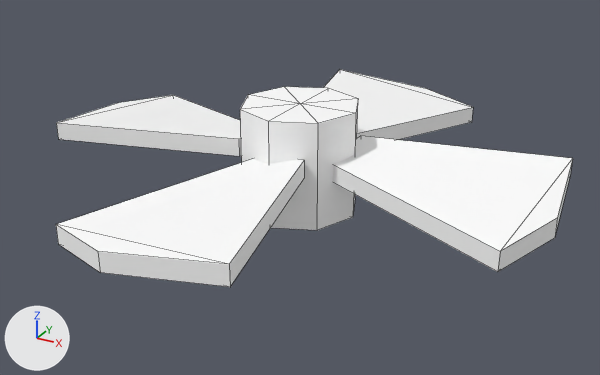
Before and after pictures for a commit that changed the OBJ model src/main/resources/assets/data_energistics/models/item/weapon_platform/drones/black/rotor_front_left.obj.
Rendered twice from a 50 mm lens placed at (0.2211, -0.4033, 0.6632), pointed at (0.0774, -0.1419, 0.5325). Lighting does not change. The marker at lower left points along +X, +Y and +Z. The older version comes first. Mesh edges are drawn as thin lines. Where no turn or scale is listed for an object, it has been applied to the vertices.

Names of what the first picture shows: 'front_left_blade_', 'front_left_blade_3', 'front_left_blade_4', 'front_left_blade_5', 'front_left_rotor_hub'.
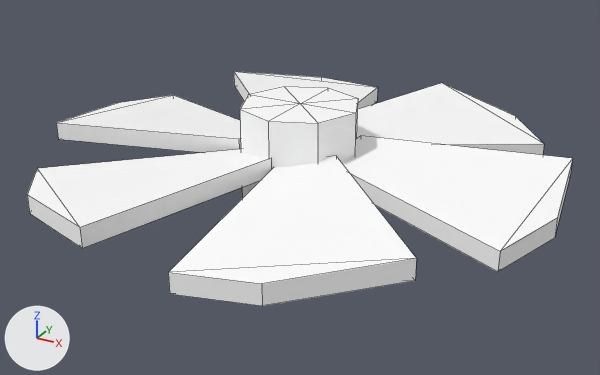
Boxes (x1, y1, x2, y2) around the edits, measured in the pictures (600 x 375 px):
'front_left_blade_3', moved, turned
    before: (56, 159, 304, 287)
    after: (27, 149, 271, 248)
'front_left_blade_2', added
    after: (168, 156, 417, 306)
'front_left_blade_6', added
    after: (357, 83, 544, 155)
'front_left_blade_5', moved, turned
    before: (323, 70, 473, 140)
    after: (234, 71, 378, 109)

Diff of the bpy script that builds the scene:
```diff
--- a/src/main/resources/assets/data_energistics/models/item/weapon_platform/drones/black/rotor_front_left.obj.py
+++ b/src/main/resources/assets/data_energistics/models/item/weapon_platform/drones/black/rotor_front_left.obj.py
@@ me_front_left_blade_3 @@
 # used by ob_front_left_blade_3; location = (0.0, 0.0, 0.0)
-me_front_left_blade_3.from_pydata(...)  # 10 vertices, 9 faces; spans x 0.0349..0.1058, y -0.2395..-0.1519, z 0.5367..0.5515
+me_front_left_blade_3.from_pydata(...)  # 10 vertices, 9 faces; spans x -0.0054..0.0761, y -0.2368..-0.1462, z 0.5367..0.5515
+# me_front_left_blade_3 part 1: the whole mesh is turned -30 degrees about the z axis through its middle, then moved by (-0.0285, 0.0101, 0.0)
 me_front_left_blade_3.materials.append(mat_drone_atlas)
@@ me_front_left_blade_5 @@
 # used by ob_front_left_blade_5; location = (0.0, 0.0, 0.0)
-me_front_left_blade_5.from_pydata(...)  # 10 vertices, 9 faces; spans x 0.0442..0.1151, y -0.123..-0.0355, z 0.5367..0.5515
+me_front_left_blade_5.from_pydata(...)  # 10 vertices, 9 faces; spans x -0.0001..0.0744, y -0.1266..-0.0383, z 0.5367..0.5515
+# me_front_left_blade_5 part 2: the whole mesh is turned 30 degrees about the z axis through its middle, then moved by (-0.0297, -0.0055, 0.0)
 me_front_left_blade_5.materials.append(mat_drone_atlas)
@@ me_front_left_blade_6 @@
+me_front_left_blade_6.from_pydata([(0.0968, -0.0382, 0.5507), (0.0739, -0.1138, 0.5515), (0.0889, -0.1288, 0.5477), (0.1554, -0.0784, 0.5439), (0.137, -0.0555, 0.546), (0.0968, -0.0382, 0.5435), (0.1554, -0.0784, 0.5367), (0.0889, -0.1288, 0.5405), (0.0739, -0.1138, 0.5443), (0.137, -0.0555, 0.5388)], [], [(0, 1, 2, 3), (0, 3, 4), (5, 6, 7, 8), (9, 6, 5), (6, 3, 2, 7), (9, 4, 3, 6), (5, 0, 4, 9), (8, 1, 0, 5), (7, 2, 1, 8)])
+me_front_left_blade_6.materials.append(mat_drone_atlas)  # its picture is missing
@@ me_front_left_blade_2 @@
+me_front_left_blade_2.from_pydata([(0.1501, -0.206, 0.5507), (0.096, -0.1484, 0.5515), (0.0756, -0.1538, 0.5477), (0.086, -0.2367, 0.5439), (0.115, -0.2322, 0.546), (0.1501, -0.206, 0.5435), (0.086, -0.2367, 0.5367), (0.0756, -0.1538, 0.5405), (0.096, -0.1484, 0.5443), (0.115, -0.2322, 0.5388)], [], [(0, 1, 2, 3), (0, 3, 4), (5, 6, 7, 8), (9, 6, 5), (6, 3, 2, 7), (9, 4, 3, 6), (5, 0, 4, 9), (8, 1, 0, 5), (7, 2, 1, 8)])
+me_front_left_blade_2.materials.append(mat_drone_atlas)  # its picture is missing
@@ ob_front_left_blade_6 @@
+ob_front_left_blade_6 = bpy.data.objects.new('front_left_blade_6', me_front_left_blade_6)
+ob_front_left_blade_6.location = (0.0, 0.0, 0.0)
@@ ob_front_left_blade_2 @@
+ob_front_left_blade_2 = bpy.data.objects.new('front_left_blade_2', me_front_left_blade_2)
+ob_front_left_blade_2.location = (0.0, 0.0, 0.0)
```
